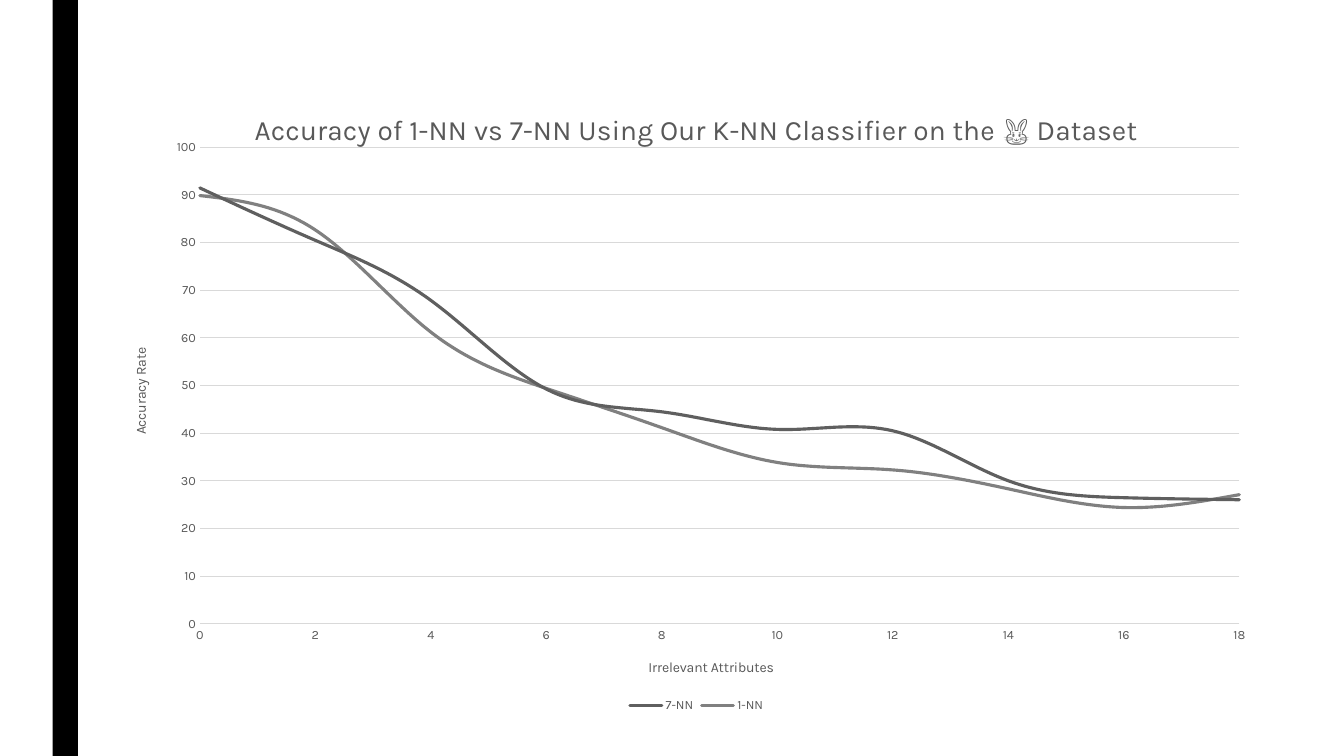
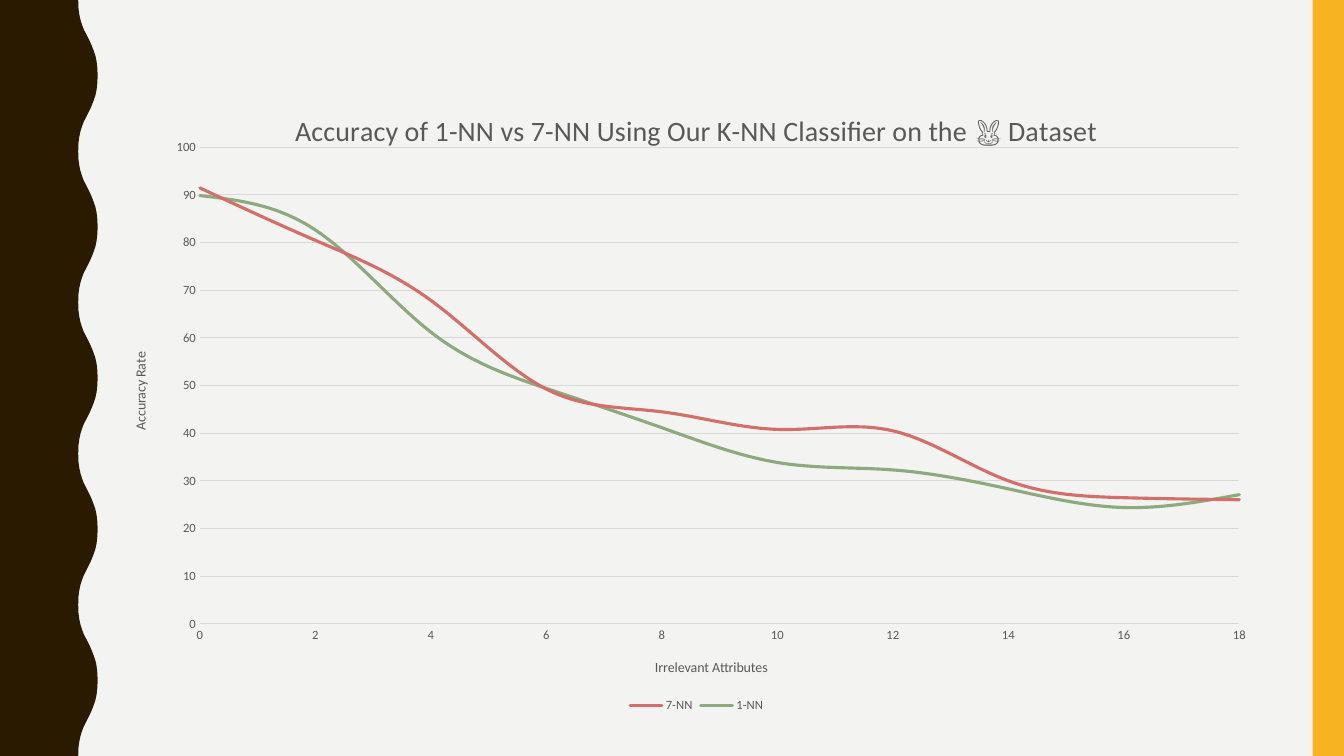
Before and after one commit to gururaj-shriram/ece548-machine-learning, a slide deck: slide 19 of proj1/presentation/pres.pptx. Drawn at 1344x756 pixels with LibreOffice and Linux fonts; fonts in the diff are those of the drawing. Boxes give left, top, right and bottom in pixels: in the first picture for what was removed or moved away, otherwise in the second. Text is boxed around its words. In the diff, an @@ line names an element or a change of style, - is before the commit and + after.

Commit message:
Updated presentation
Changed theme to make graphs more visible; rearranged text/graphs to reflect changes

```diff
--- a/proj1/presentation/pres.pptx
+++ b/proj1/presentation/pres.pptx
@@ background #FFFFFF to #F3F3F2 @@
@@ freeform shape added at [0, 0, 98, 756], fill #2A1A00 @@
@@ rectangle removed at [52, 0, 78, 756] @@
@@ rectangle added at [1313, 0, 1344, 756], fill #F8B323 @@
@@ scatter smooth chart at [127, 91, 1267, 717] @@
@@ colour of 7-NN #5F5F5F to #D36F68 @@
@@ colour of 1-NN #808080 to #8CAA7E @@
@@ legend changed @@
@@ category axis changed @@
@@ value axis changed @@
@@ lettering changed @@
```
Also in this commit, not shown: 30 other slides changed.
